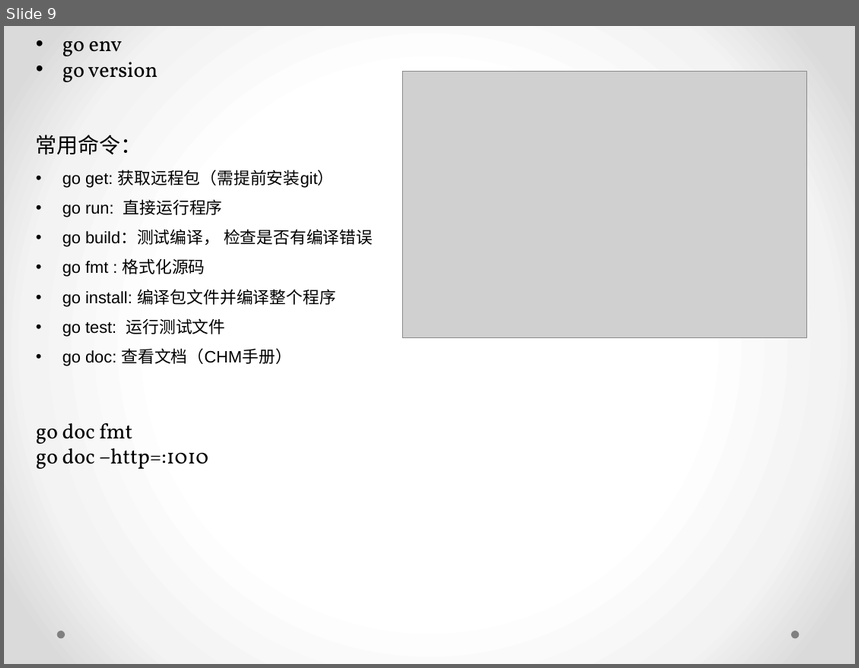
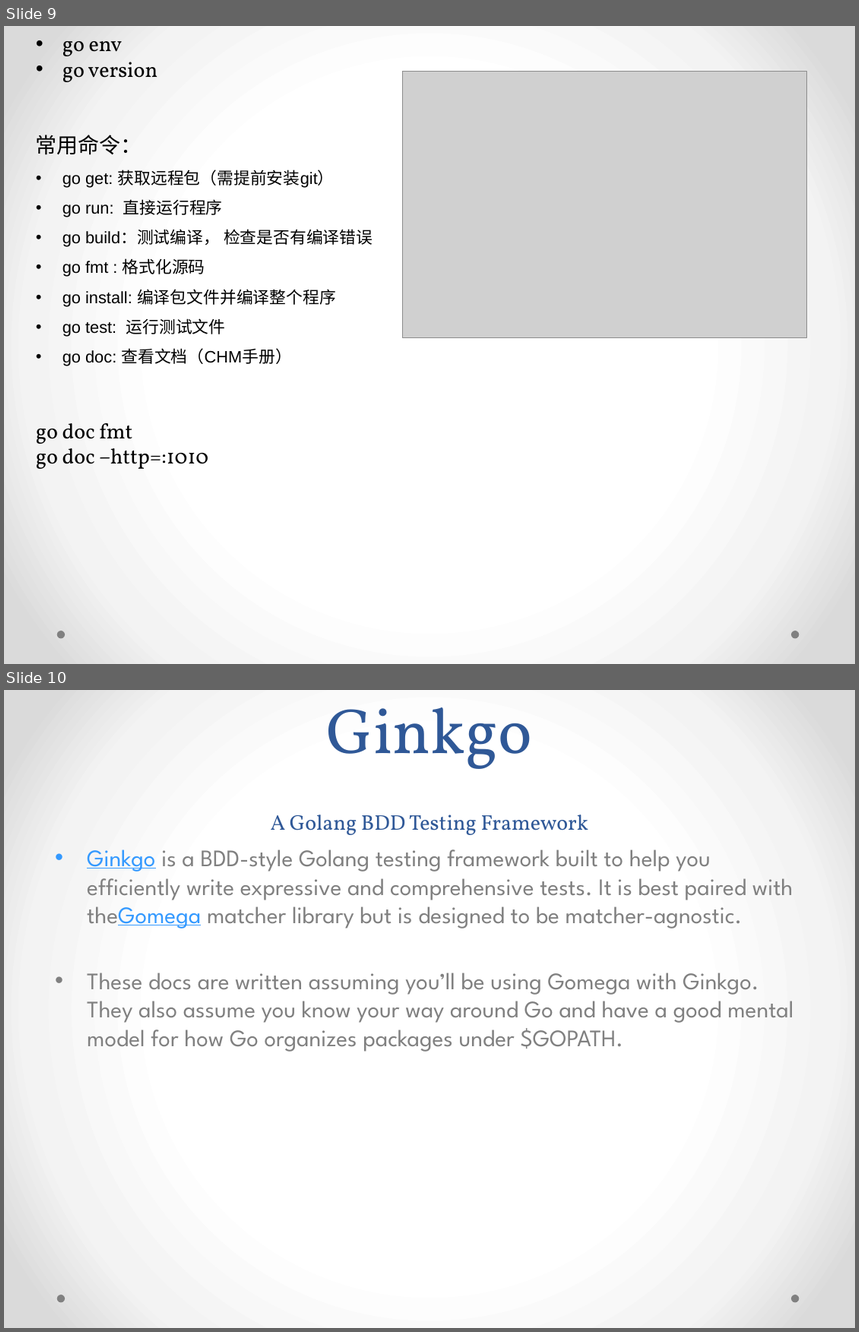
Before and after one commit to jichunwei/MyGitHub-1, a slide deck: GoStudy.pptx. Shown one above the other, each under a label of ours: slide 9 before the commit, slides 9 and 10 after it. The pictures are 859x668 and 859x1332 pixels, drawn with LibreOffice and Linux fonts; fonts in the diff are those of the drawing; grey boxes stand for pictures. Boxes give left, top, right and bottom in pixels: in the first picture for what was removed or moved away, otherwise in the second. Text is boxed around its words. In the diff, an @@ line names an element or a change of style, - is before the commit and + after.

```diff
--- a/GoStudy.pptx
+++ b/GoStudy.pptx
@@ slide 10 added at box(4, 690, 855, 1328), background gradient #FFFFFF to #F4F4F4 to #DADADA; not listed: 2 template elements that a slide beside it also shows @@
@@ title added at box(271, 707, 589, 835), 18 pt, text #2F5897 @@
+Ginkgo
+A Golang BDD Testing Framework
@@ text added at box(87, 850, 794, 1052), 20 pt, text #808080 @@
+• Ginkgo is a BDD-style Golang testing framework built to help you efficiently write expressive and comprehensive tests. It is best paired with theGomega matcher library but is designed to be matcher-agnostic.
+• These docs are written assuming you’ll be using Gomega with Ginkgo. They also assume you know your way around Go and have a good mental model for how Go organizes packages under $GOPATH.
```
Also in this commit, not shown: 1 slide changed, 2 other slides added, 1 slide removed, 1 other file.
